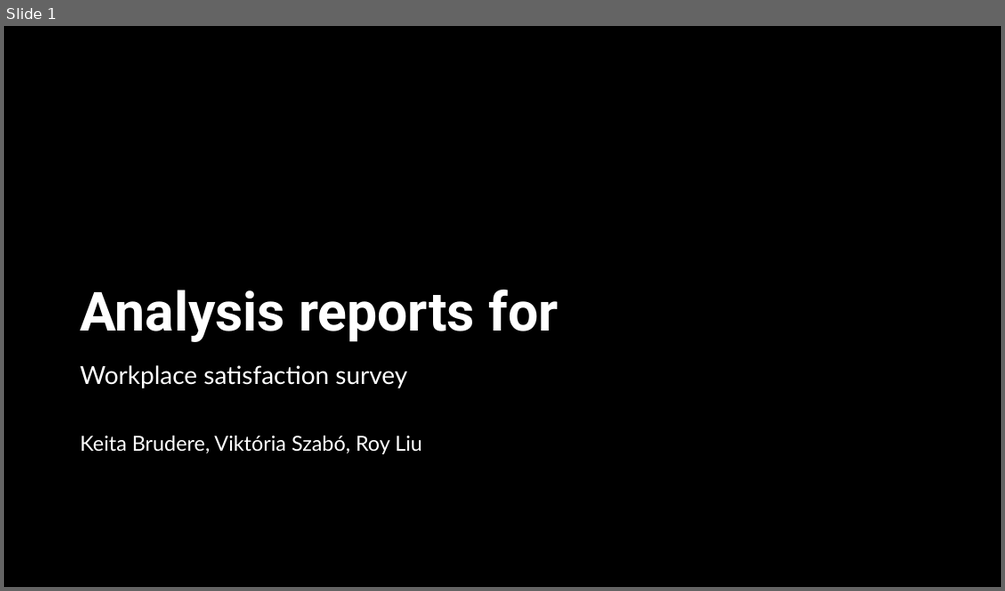
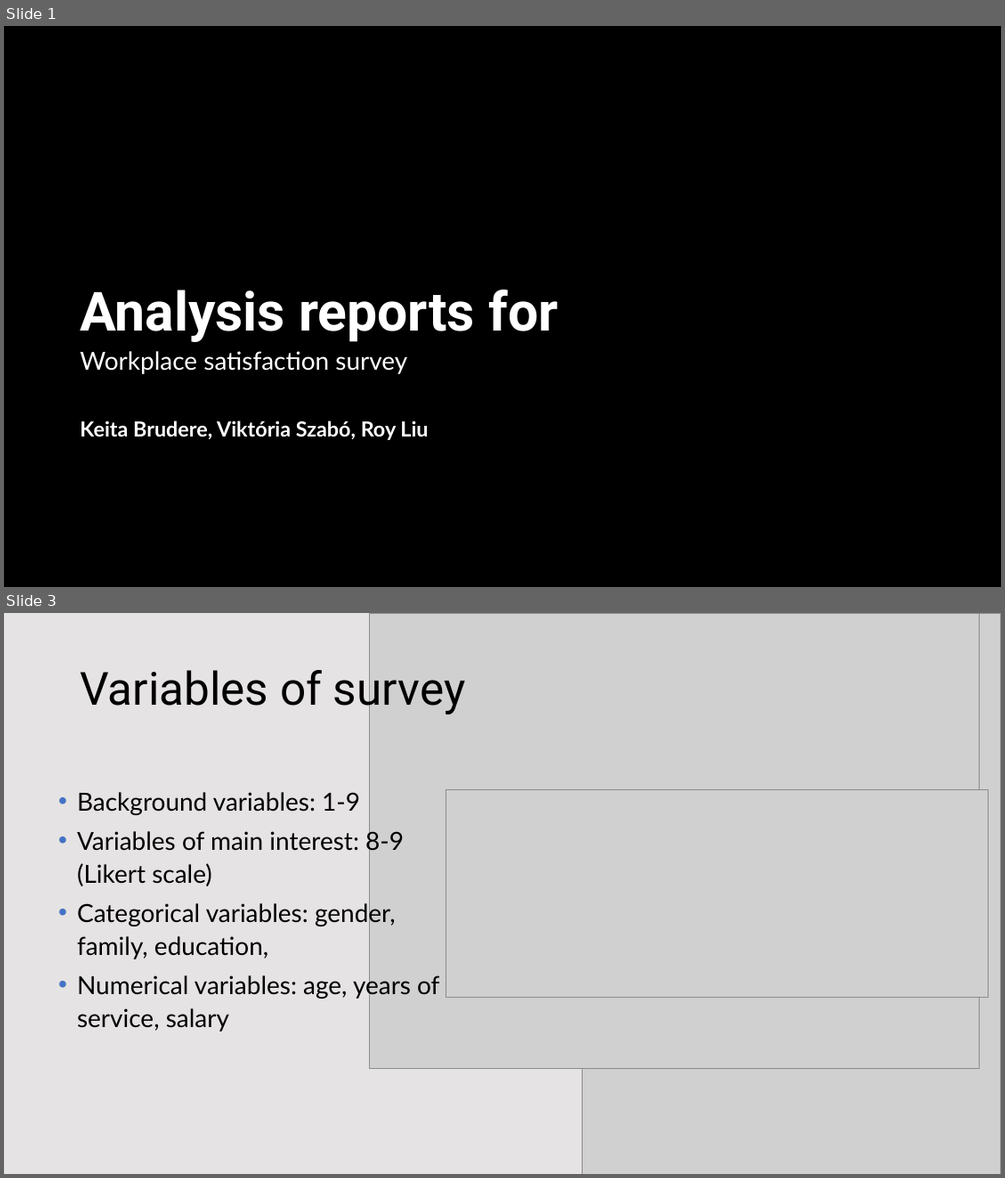
Before and after one commit to KatieRJ/BigDataProject, a slide deck: BigDataProject presentation.pptx. Shown one above the other, each under a label of ours: slide 1 before the commit, slides 1 and 3 after it; the slides between them are not shown. The pictures are 1005x591 and 1005x1178 pixels, drawn with LibreOffice and Linux fonts; fonts in the diff are those of the drawing; grey boxes stand for pictures; background and template pictures are left out; a plain dark background stands for a picture behind light text. Boxes give left, top, right and bottom in pixels: in the first picture for what was removed or moved away, otherwise in the second. Text is boxed around its words. In the diff, an @@ line names an element or a change of style, - is before the commit and + after.

```diff
--- a/BigDataProject presentation.pptx
+++ b/BigDataProject presentation.pptx
@@ slide 3 added at [4,613,1001,1174], background #FFFFFF @@
@@ rectangle added at [4,613,1001,1174], fill #FFFFFF @@
@@ rectangle added at [4,613,1001,1174], fill #DBD8D8 at 70% opacity @@
@@ picture added at [369,613,979,1068] @@
@@ picture added at [582,613,1001,1174] @@
@@ title added at [80,663,465,716], 44 pt, text #000000 @@
+Variables of survey
@@ text added at [77,792,439,1031], 24 pt, text #000000 @@
+• Background variables: 1-9
+• Variables of main interest: 8-9 (Likert scale)
+• Categorical variables: gender, family, education,
+• Numerical variables: age, years of service, salary
@@ picture added at [446,789,988,997] @@
@@ slide 1 changed as well @@
@@ subtitle "Workplace satisfaction survey": place and size @@
-subtitle "Workplace satisfaction survey" at [80,365,422,454]
+subtitle "Workplace satisfaction survey" at [80,351,428,440]
@@ subtitle at [80,420,428,440]: bold on in "Keita Brudere, Viktória Szabó, Roy Liu" @@
```
Also in this commit, not shown: 2 other slides changed, 10 other slides added, 1 slide removed, 2 other files.
